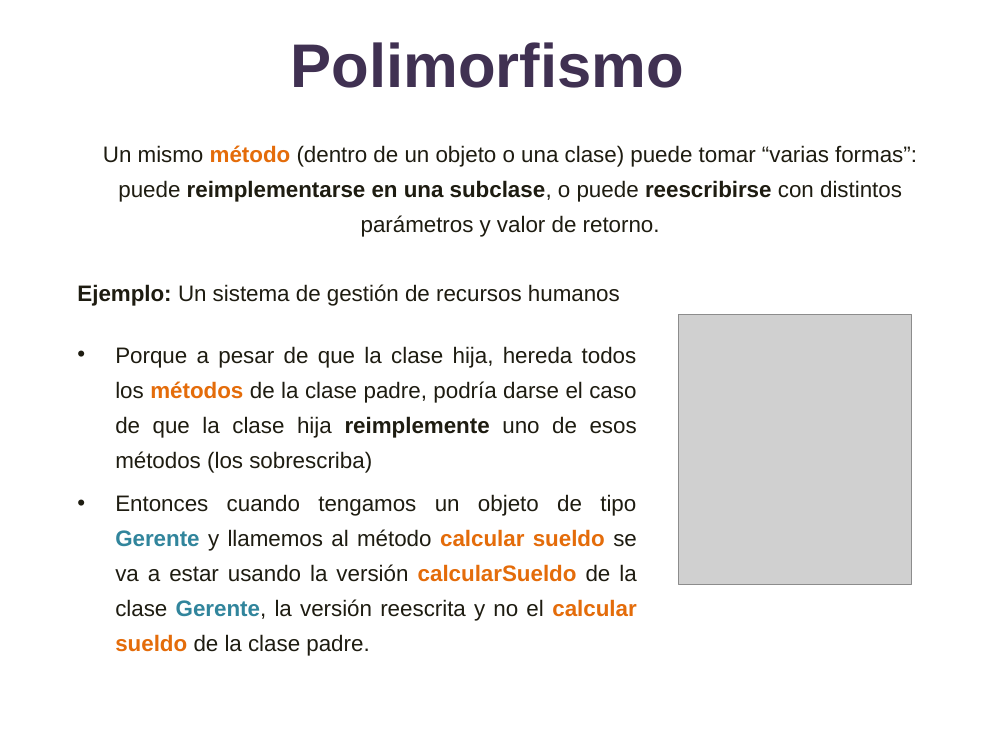
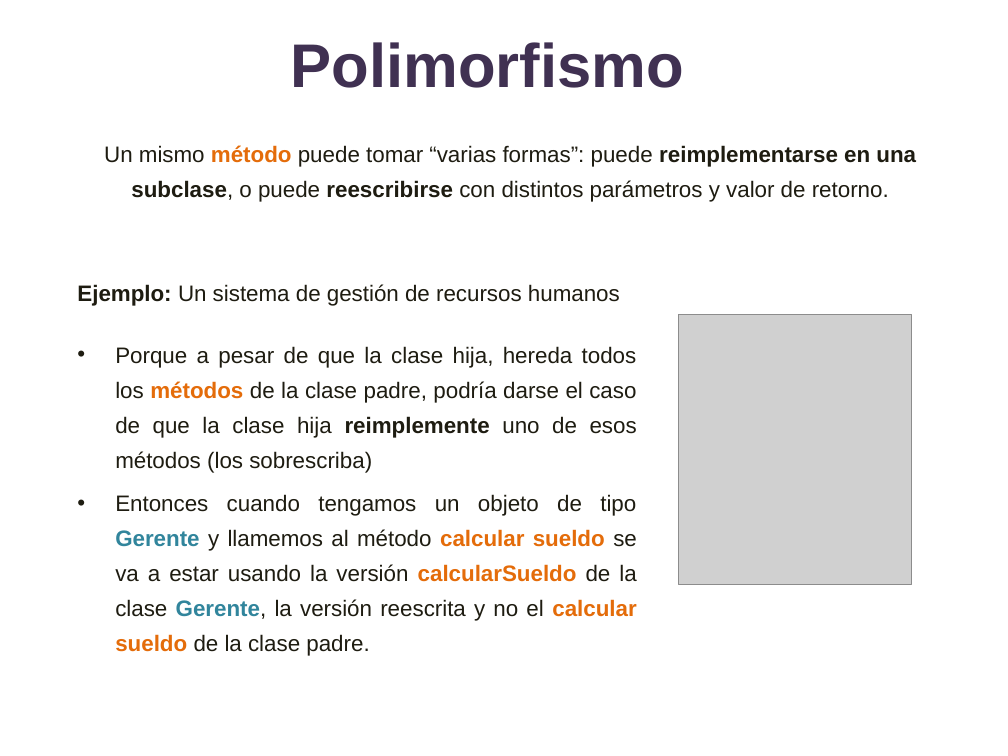
Before and after one commit to lizetheP/Analitica, a slide deck: slide 4 of CalendarioAgo2022/presentaciones/17_POO_Polimorfismo.pptx. Drawn at 1008x756 pixels with LibreOffice and Linux fonts; fonts in the diff are those of the drawing; grey boxes stand for pictures. Boxes give left, top, right and bottom in pixels: in the first picture for what was removed or moved away, otherwise in the second. Text is boxed around its words. In the diff, an @@ line names an element or a change of style, - is before the commit and + after.

```diff
--- a/CalendarioAgo2022/presentaciones/17_POO_Polimorfismo.pptx
+++ b/CalendarioAgo2022/presentaciones/17_POO_Polimorfismo.pptx
@@ text at (x1=104, y1=145, x2=916, y2=202): text changed @@
-Un mismo método (dentro de un objeto o una clase) puede tomar “varias formas”: puede reimplementarse en una subclase, o puede reescribirse con distintos parámetros y valor de retorno.
+Un mismo método puede tomar “varias formas”: puede reimplementarse en una subclase, o puede reescribirse con distintos parámetros y valor de retorno.
```
Also in this commit, not shown: 1 other slide changed, 1 other file.
